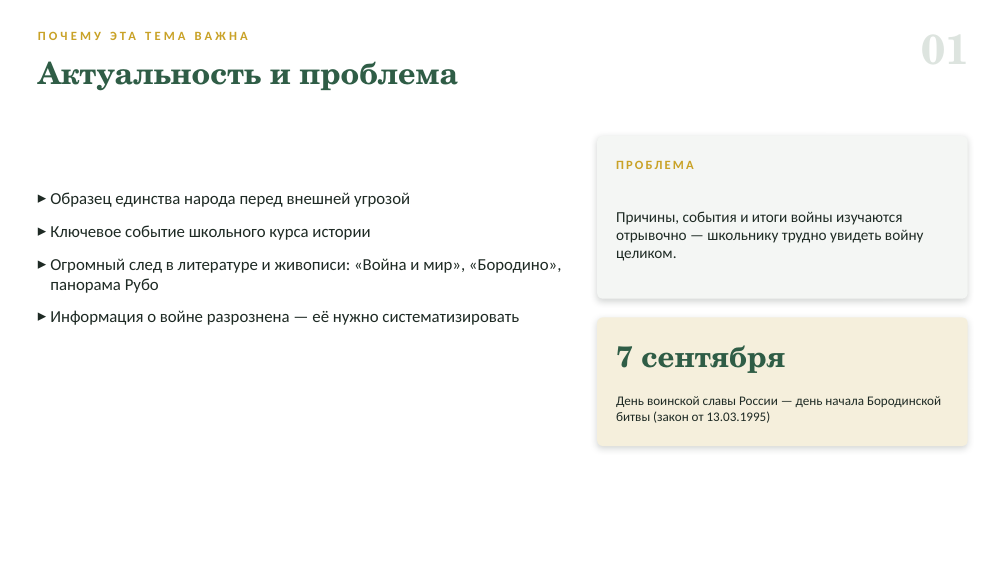
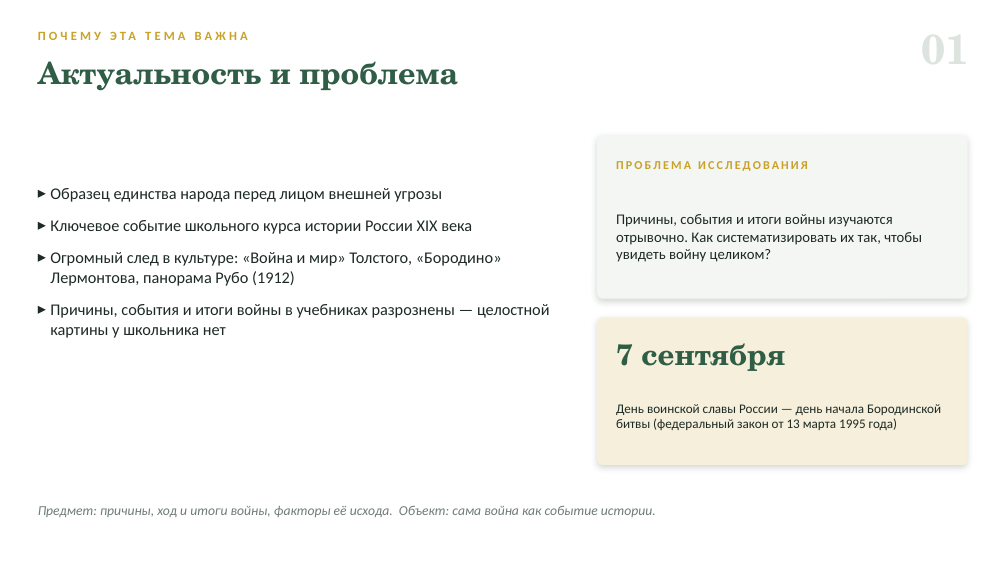
Before and after one commit to artomrek3030-Jumangi/war-1812-quiz, a slide deck: slide 2 of presentation.pptx. Drawn at 1008x567 pixels with LibreOffice and Linux fonts; fonts in the diff are those of the drawing. Boxes give left, top, right and bottom in pixels: in the first picture for what was removed or moved away, otherwise in the second. Text is boxed around its words. In the diff, an @@ line names an element or a change of style, - is before the commit and + after.

```diff
--- a/presentation.pptx
+++ b/presentation.pptx
@@ text at bbox=[616, 161, 808, 171]: text changed; size 12 to 11.5 pt @@
-ПРОБЛЕМА
+ПРОБЛЕМА ИССЛЕДОВАНИЯ
@@ text at bbox=[50, 188, 550, 338]: text changed; size 16 to 15.5 pt @@
-▸ Образец единства народа перед внешней угрозой
-▸ Ключевое событие школьного курса истории
-▸ Огромный след в литературе и живописи: «Война и мир», «Бородино», панорама Рубо
-▸ Информация о войне разрознена — её нужно систематизировать
+▸ Образец единства народа перед лицом внешней угрозы
+▸ Ключевое событие школьного курса истории России XIX века
+▸ Огромный след в культуре: «Война и мир» Толстого, «Бородино» Лермонтова, панорама Рубо (1912)
+▸ Причины, события и итоги войны в учебниках разрознены — целостной картины у школьника нет
@@ text at bbox=[616, 214, 922, 262]: text changed; size 14.5 to 14 pt @@
-Причины, события и итоги войны изучаются отрывочно — школьнику трудно увидеть войну целиком.
+Причины, события и итоги войны изучаются отрывочно. Как систематизировать их так, чтобы увидеть войну целиком?
@@ rounded rectangle: place and size @@
-rounded rectangle at bbox=[597, 318, 968, 446]
+rounded rectangle at bbox=[597, 318, 968, 465]
@@ rounded rectangle at bbox=[597, 318, 968, 465]: proportions changed @@
@@ text at bbox=[616, 404, 941, 430]: text changed @@
-День воинской славы России — день начала Бородинской битвы (закон от 13.03.1995)
+День воинской славы России — день начала Бородинской битвы (федеральный закон от 13 марта 1995 года)
@@ text added at bbox=[38, 506, 656, 517], 13 pt, text #6F7D75, italic @@
+Предмет: причины, ход и итоги войны, факторы её исхода. Объект: сама война как событие истории.
```
Also in this commit, not shown: 9 other slides changed, 3 slides added, 2 slides removed.
